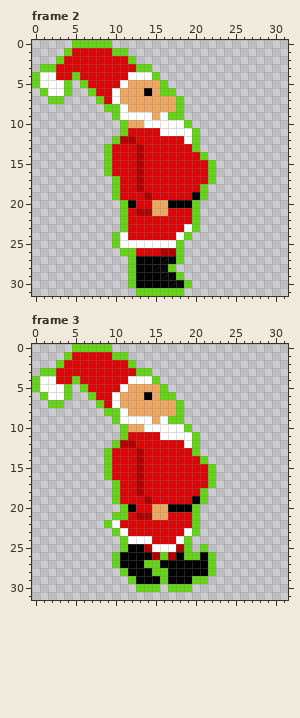
Pixel-art file -- Assets/Sprites/SANTA.aseprite. Above is the file before it was changed.
32x32 pixels, 9 frames. Shown: frame 2, frame 3. The commit also changed other frames, which this record leaves out.
After the commit:
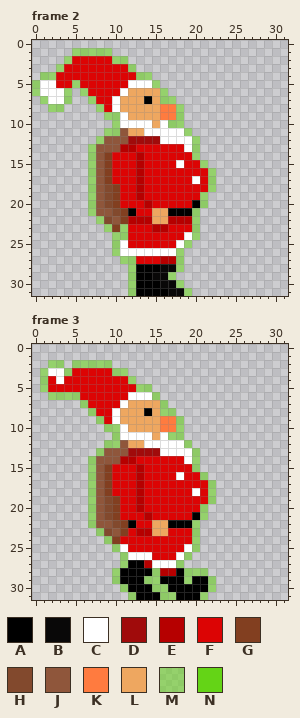
Palette (. is transparent): A #000000  B #090808  C #ffffff  D #a00b0b  E #b60000  F #dc0404  G #823f20  H #82492d  J #8f563b  K #ff7b3f  L #eea760  M #64d41689  N #64d416
Diff:
layer "Layer 2" removed
Changed rows in their new state; - is an unchanged pixel.
Frame 2:
first column x 0:
 0 -----.....-------------
 1 ----.MMMMM..-----------
 2 ---.M-----MM.----------
 3 -..M--------M..--------
 4 .MM--F------FMM.-------
 5 M--FFMF----FCCCM.------
 6 MC--M-MF--FC--L-M.-----
 7 -MCCM--MF-----A-MM.----
 8 --MM----MFCL----KKM----
 9 ---------MM-LLL-KKM----
10 ----------MCCC-L-MM.---
11 ---------MMJLLCC---M.--
12 --------MJJJDDDDCCC-M--
13 -------MJJJEEF-----CM--
14 -------MJG----------M.-
15 -------MJG--------C--M.
16 -------MJG------------M
17 -------MJGF---------C-M
18 -------MJHG----------FM
19 -------MJHG--EF-----FM-
20 -------MJHGFF-EFFFFFAM-
21 -------MJJHGAFF--AAAM--
22 --------MHJGEEELLEEEM--
23 ---------MGM---EE--FM--
24 ----------MM------FCM--
25 ----------M-FFFFFFCM---
26 ----------MCCCCCCCM----
27 -----------MMFFFEEM----
28 ------------M--A-BM----
29 ------------M--B-M.----
30 ------------M---B-M.---
31 ------------MAAAABBM---
Frame 3, layer "Layer 1":
first column x 0:
 0 -----.....-------------
 1 ----........-----------
 2 --MM.MMMMM...----------
 3 -MCCM-----MM...--------
 4 .MFC-F------M...-------
 5 .MFFFFF----FFMM..------
 6 -.MMMMFF--FFCCCM..-----
 7 --..--MFF-FC----M..----
 8 -------MFFCL--A-MM.----
 9 --------MFCLLLL-KKM----
10 ---------MMC--LLKKM.---
11 ----------MCCCCL-MM..--
12 ---------MMJLLCCCCCM.--
13 --------MJJJDDDDCCCCM--
14 -------MJJJEEF-----CM.-
15 -------MJG----------M..
16 -------MJG--------C--M.
17 -------MJGF-----------M
18 -------MJGF---------CFM
19 -------MJHG--EF-----FFM
20 -------MJHGFFE-FFFFFFM-
21 -------MJHGF-F-FF---AM-
22 -------MJJHGA--LLAAAM--
23 --------MHJG-EELL--FM--
24 ---------MGFFFF---FFM--
25 ----------MCFFFFFFFCM.-
26 ----------.MCCCFFFCM...
27 ----------.M--ECCCM....
28 ----------MA---MEE-MMM.
29 ----------MAA-MMA--MAAM
30 -----------MAAAMMAAAAAM
31 ------------MAAAMMAAAM-
